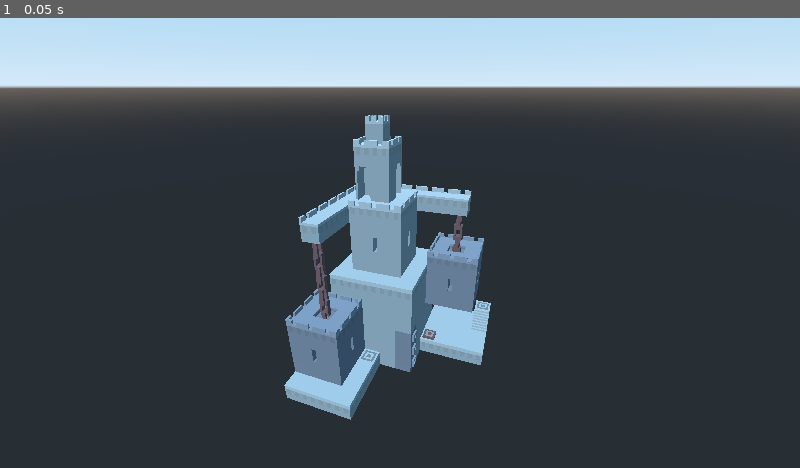
Above: before the commit, frame 1.
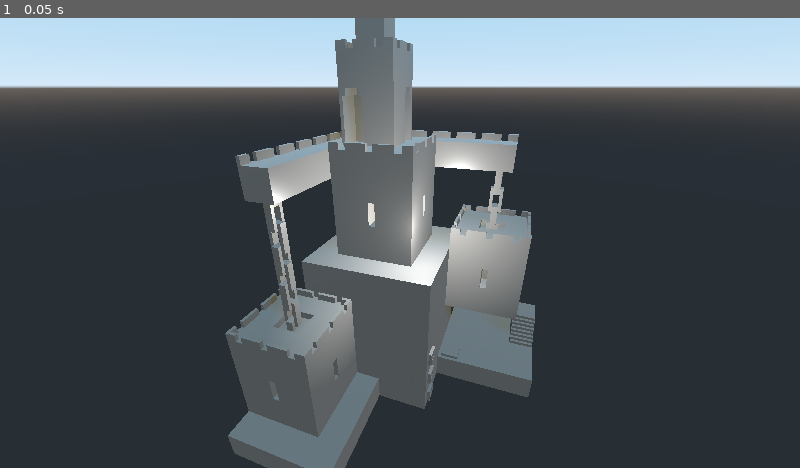
Above: after the commit, the same moment.

Repository: oriolmart10/FunRace3D
Game: Godot game, scene res://prefabs/Plano.tscn
Two runs of this game, one before a commit and one after it. Both use one fixed random seed, a clock stepped at 60 frames per second and the inputs below. The project has no main scene, so this scene is started directly.
Inputs:
- Up to frame 1 (0.05 s): no input

The runs differ from the first frame. In frame 1, 23% of the frame differs, in the area x 28-67%, y 0-100%.

Commit message:
Noves escenas 3d.

Diff:
--- /dev/null
+++ b/materials/metal.tres
@@ -0,0 +1,7 @@
+[gd_resource type="SpatialMaterial" format=2]
+
+[resource]
+albedo_color = Color( 0.423529, 0.415686, 0.403922, 1 )
+metallic = 0.25
+metallic_specular = 0.75
+roughness = 0.29
--- a/prefabs/Plano.tscn
+++ b/prefabs/Plano.tscn
@@ -1,19 +1,22 @@
-[gd_scene load_steps=4 format=2]
+[gd_scene load_steps=3 format=2]
 
 [ext_resource path="res://models/monu1.obj" type="ArrayMesh" id=1]
-[ext_resource path="res://models/monu1.png" type="Texture" id=2]
-
-[sub_resource type="SpatialMaterial" id=1]
-albedo_texture = ExtResource( 2 )
+[ext_resource path="res://materials/metal.tres" type="Material" id=2]
 
 [node name="Plano" type="Spatial"]
 
 [node name="Castell" type="MeshInstance" parent="."]
 mesh = ExtResource( 1 )
-material/0 = SubResource( 1 )
+material/0 = ExtResource( 2 )
 
 [node name="Camera" type="Camera" parent="."]
-transform = Transform( 0.942472, -0.146094, 0.30067, 0, 0.899444, 0.437037, -0.334284, -0.411895, 0.847701, 5.22301, 12.5804, 12.8937 )
+transform = Transform( 0.942472, -0.146094, 0.30067, 0, 0.899444, 0.437037, -0.334284, -0.411895, 0.847701, 3.512, 9.516, 8.962 )
 
 [node name="DirectionalLight" type="DirectionalLight" parent="."]
-transform = Transform( 0.999573, 0.0209709, -0.0203371, 0, 0.696176, 0.717871, 0.0292127, -0.717565, 0.695879, 2.59264, 12.8566, 6.89463 )
+transform = Transform( 0.520994, -0.441601, 0.730448, -0.00730144, 0.853429, 0.521159, -0.853529, -0.276854, 0.441407, 1.99702, 12.8566, 6.49599 )
+shadow_enabled = true
+shadow_color = Color( 1, 0.85098, 0.0431373, 1 )
+
+[node name="OmniLight" type="OmniLight" parent="."]
+transform = Transform( 1, 0, 0, 0, 1, 0, 0, 0, 1, 1.45647, 6.01355, 1.30405 )
+light_energy = 9.0
--- /dev/null
+++ b/scenes/Level01.tscn
@@ -0,0 +1,19 @@
+[gd_scene load_steps=2 format=2]
+
+[ext_resource path="res://materials/Terrain.meshlib" type="MeshLibrary" id=1]
+
+[node name="Spatial" type="Spatial"]
+
+[node name="GridMap" type="GridMap" parent="."]
+mesh_library = ExtResource( 1 )
+cell_size = Vector3( 1, 1, 1 )
+data = {
+"cells": PoolIntArray( 1, 2, 0, 1, 65523, 0, 1, 65526, 0, 1, 65529, 0, 1, 65532, 0, 1, 65535, 0 )
+}
+__meta__ = {
+"_editor_clip_": 0
+}
+
+[node name="DirectionalLight" type="DirectionalLight" parent="."]
+transform = Transform( 0.928207, 0, 0.372065, 0, 1, 0, -0.372065, 0, 0.928207, 6.80301, 8.25925, 4.08055 )
+shadow_enabled = true
Not shown, added: models/Bloc.mtl
Not shown, added: models/Bloc.obj
Not shown, added: models/Bloc.obj.import
Binary file added: models/Bloc.png
Not shown, added: models/Bloc.png.import
Not shown, added: materials/Terrain.meshlib
